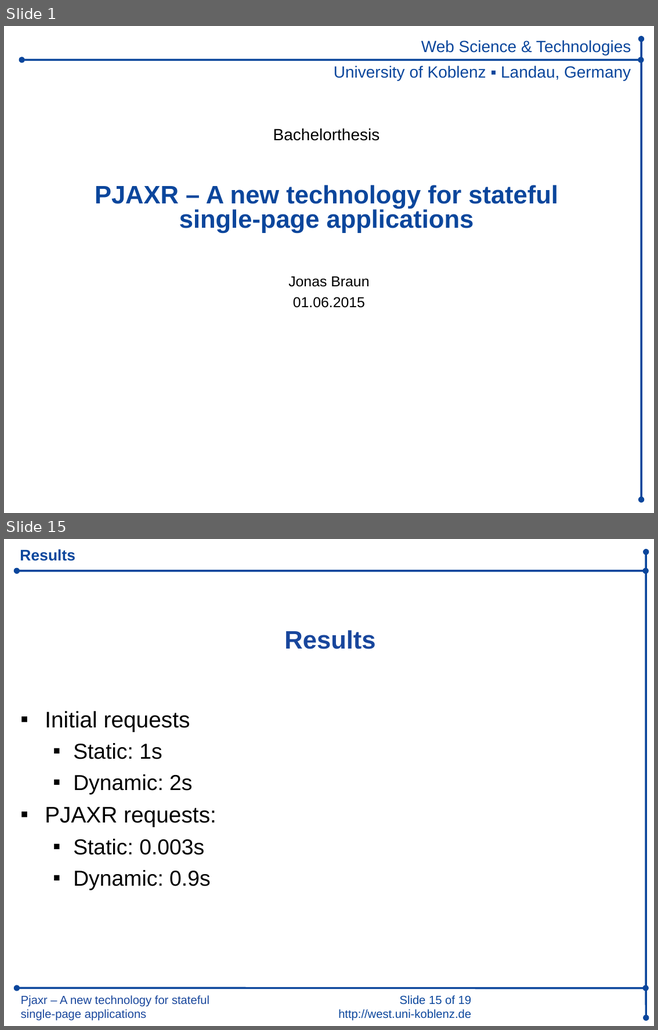
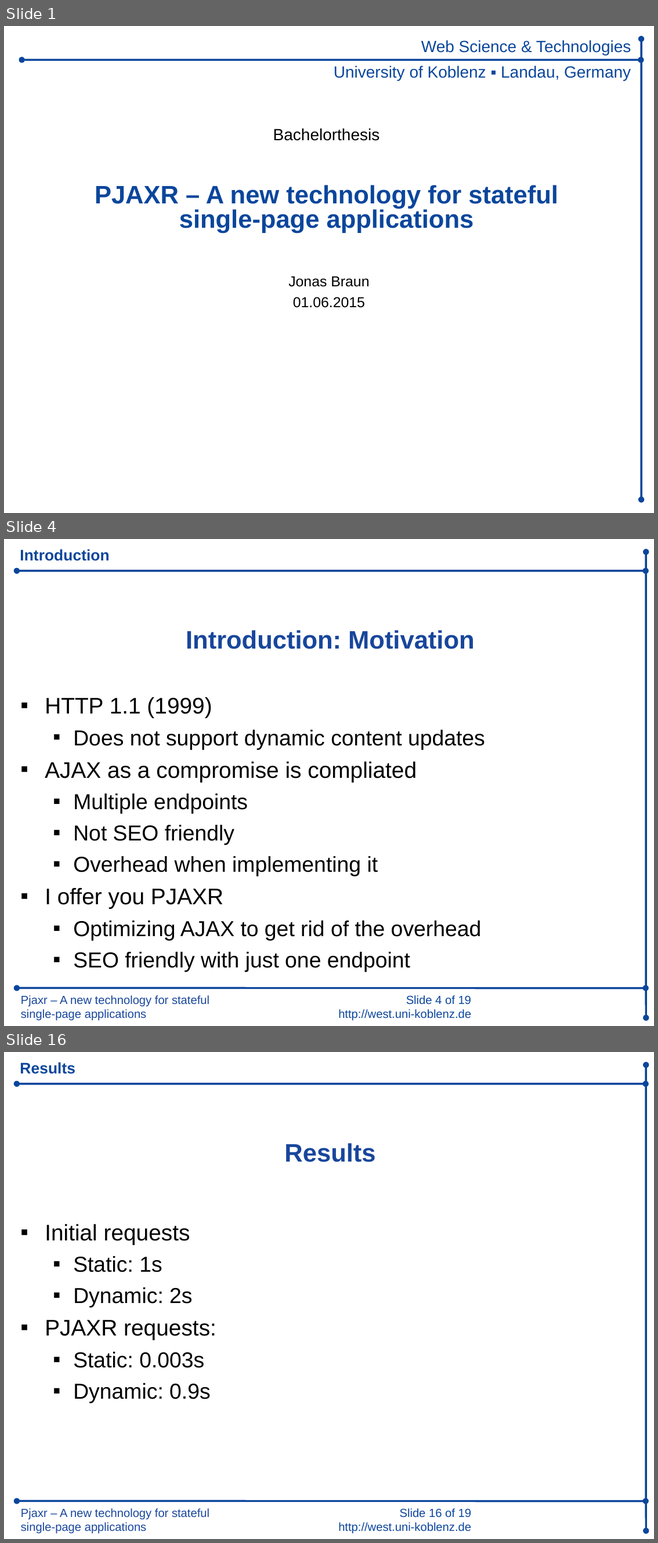
Before and after one commit to iekadou/bachelor-thesis, a slide deck: colloquium/colloquium.ppt. Shown one above the other, each under a label of ours: slides 1 and 15 before the commit, slides 1, 4 and 16 after it; the slides between them are not shown. The pictures are 658x1030 and 658x1543 pixels, drawn with LibreOffice and Linux fonts; fonts in the diff are those of the drawing; background and template pictures are left out. Boxes give left, top, right and bottom in pixels: in the first picture for what was removed or moved away, otherwise in the second. Text is boxed around its words. In the diff, an @@ line names an element or a change of style, - is before the commit and + after.

```diff
--- a/colloquium/colloquium.ppt
+++ b/colloquium/colloquium.ppt
@@ slide 4 added at (4,539,654,1026), background #FFFFFF; not listed: 5 template elements that a slide beside it also shows @@
@@ title added at (20,549,109,561), 17 pt, text #0B469C, bold @@
+Introduction
@@ text added at (186,630,474,649), 28 pt, text #18469C, bold @@
+Introduction: Motivation
@@ text added at (45,697,485,972), 24 pt, text #000000 @@
+▪ HTTP 1.1 (1999)
+  ▪ Does not support dynamic content updates
+▪ AJAX as a compromise is compliated
+  ▪ Multiple endpoints
+  ▪ Not SEO friendly
+  ▪ Overhead when implementing it
+▪ I offer you PJAXR
+  ▪ Optimizing AJAX to get rid of the overhead
+  ▪ SEO friendly with just one endpoint
@@ what was slide 15 is now slide 16 @@
@@ text at (338,1508,471,1534): text changed @@
-Slide 15 of 19
-http://west.uni-koblenz.de
+Slide 16 of 19
+http://west.uni-koblenz.de
```
Also in this commit, not shown: 14 slides changed, 2 other slides added, 1 slide removed, 2 other files.
